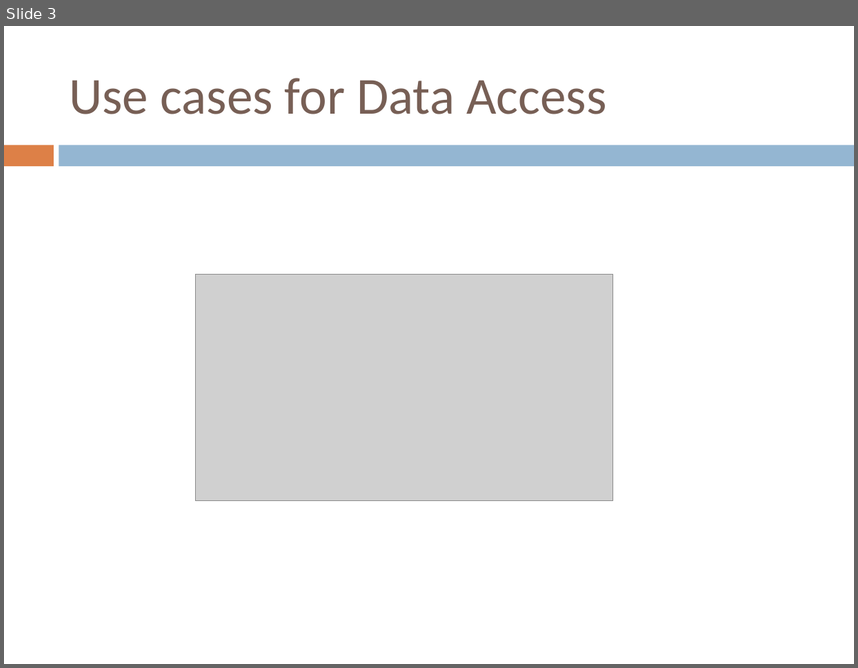
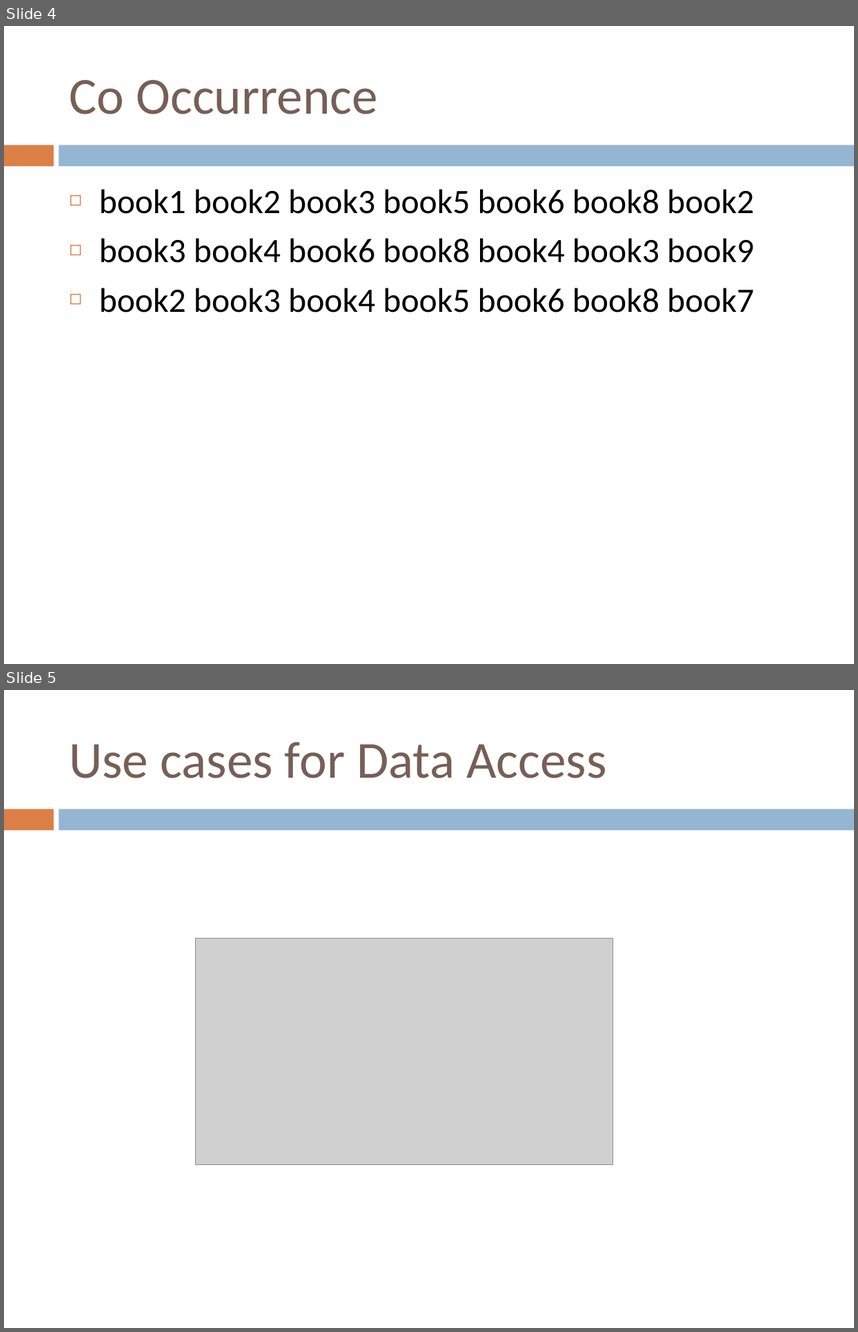
Before and after one commit to yangquan1982/ASD, a slide deck: Document/yuzhou.pptx. Shown one above the other, each under a label of ours: slide 3 before the commit, slides 4 and 5 after it. The pictures are 858x668 and 858x1332 pixels, drawn with LibreOffice and Linux fonts; fonts in the diff are those of the drawing; grey boxes stand for pictures. Boxes give left, top, right and bottom in pixels: in the first picture for what was removed or moved away, otherwise in the second. Text is boxed around its words. In the diff, an @@ line names an element or a change of style, - is before the commit and + after.

```diff
--- a/Document/yuzhou.pptx
+++ b/Document/yuzhou.pptx
@@ slide 4 added at (x1=4, y1=26, x2=854, y2=664), background #FFFFFF; not listed: 2 template elements that a slide beside it also shows @@
@@ title added at (x1=70, y1=80, x2=377, y2=114), 44 pt, text #775F55 @@
+Co Occurrence
@@ text added at (x1=99, y1=189, x2=754, y2=312), 29 pt, text #000000 @@
+◻ book1 book2 book3 book5 book6 book8 book2
+◻ book3 book4 book6 book8 book4 book3 book9
+◻ book2 book3 book4 book5 book6 book8 book7
@@ what was slide 3 is now slide 5 @@
```
Also in this commit, not shown: 2 slides changed, 1 other slide added.
